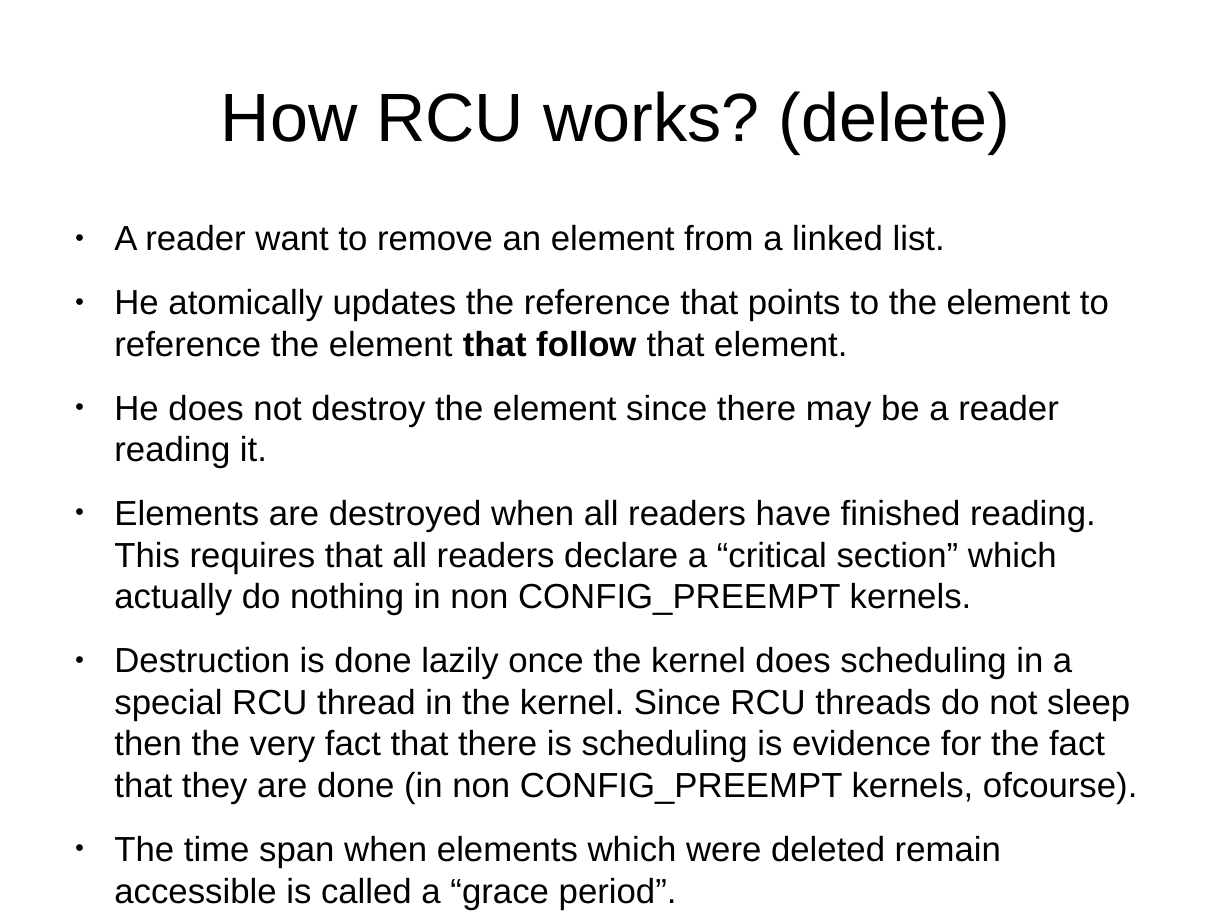
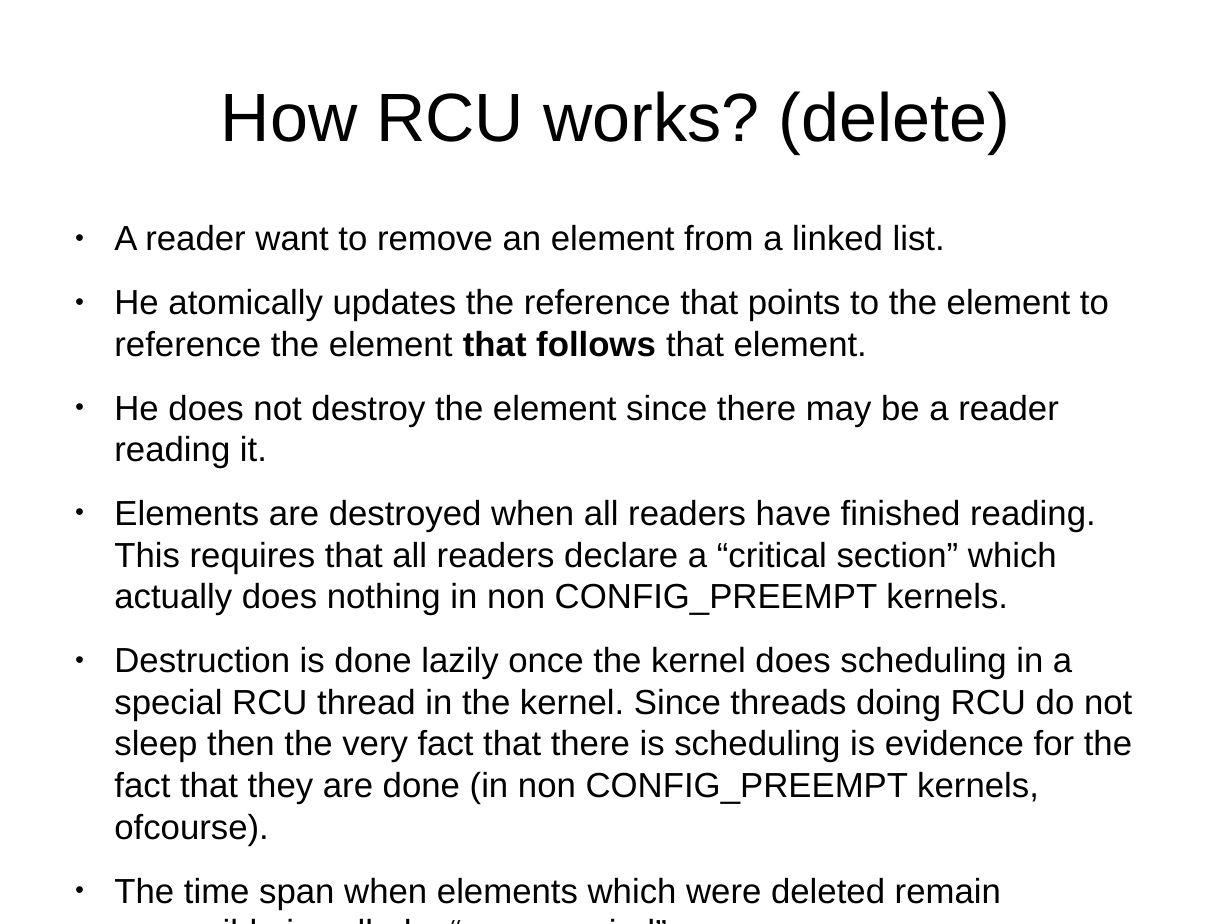
Before and after one commit to kalmuthu/slides, a slide deck: slide 9 of odp/linux_kernel/rcu_intro.odp. Drawn at 1232x924 pixels with LibreOffice and Linux fonts; fonts in the diff are those of the drawing. Boxes give left, top, right and bottom in pixels: in the first picture for what was removed or moved away, otherwise in the second. Text is boxed around its words. In the diff, an @@ line names an element or a change of style, - is before the commit and + after.

Commit message:
fixed up RCU slides

```diff
--- a/odp/linux_kernel/rcu_intro.odp
+++ b/odp/linux_kernel/rcu_intro.odp
@@ text at [114,288,1109,357]: text changed @@
-● He atomically updates the reference that points to the element to reference the element that follow that element.
+● He atomically updates the reference that points to the element to reference the element that follows that element.
@@ text at [114,499,1132,846]: text changed @@
-● Elements are destroyed when all readers have finished reading. This requires that all readers declare a “critical section” which actually do nothing in non CONFIG_PREEMPT kernels.
-● Destruction is done lazily once the kernel does scheduling in a special RCU thread in the kernel. Since RCU threads do not sleep then the very fact that there is scheduling is evidence for the fact that they are done (in non CONFIG_PREEMPT kernels, ofcourse).
+● Elements are destroyed when all readers have finished reading. This requires that all readers declare a “critical section” which actually does nothing in non CONFIG_PREEMPT kernels.
+● Destruction is done lazily once the kernel does scheduling in a special RCU thread in the kernel. Since threads doing RCU do not sleep then the very fact that there is scheduling is evidence for the fact that they are done (in non CONFIG_PREEMPT kernels, ofcourse).
```
Also in this commit, not shown: 5 other slides changed, 1 slide removed.
